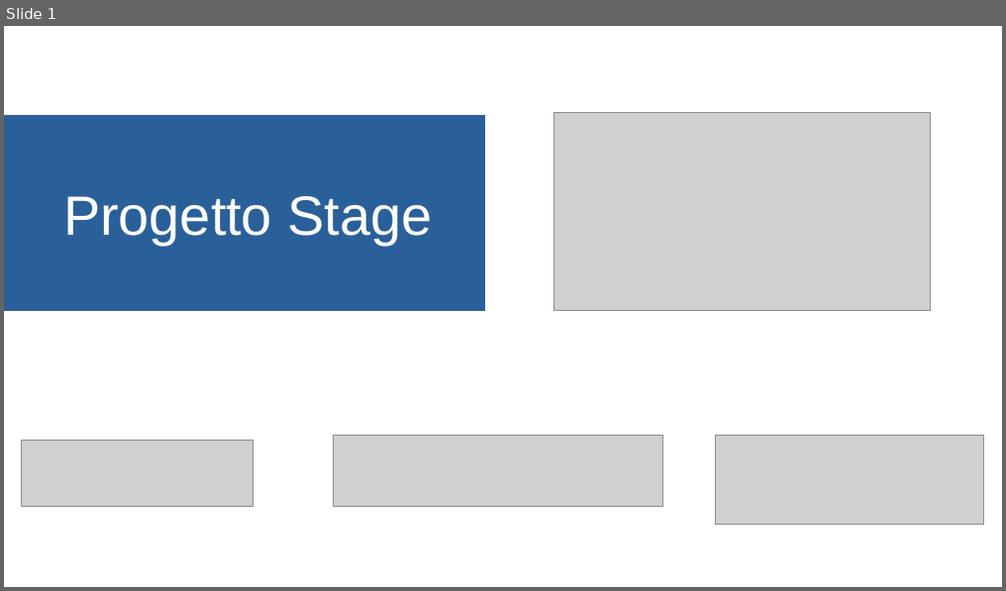
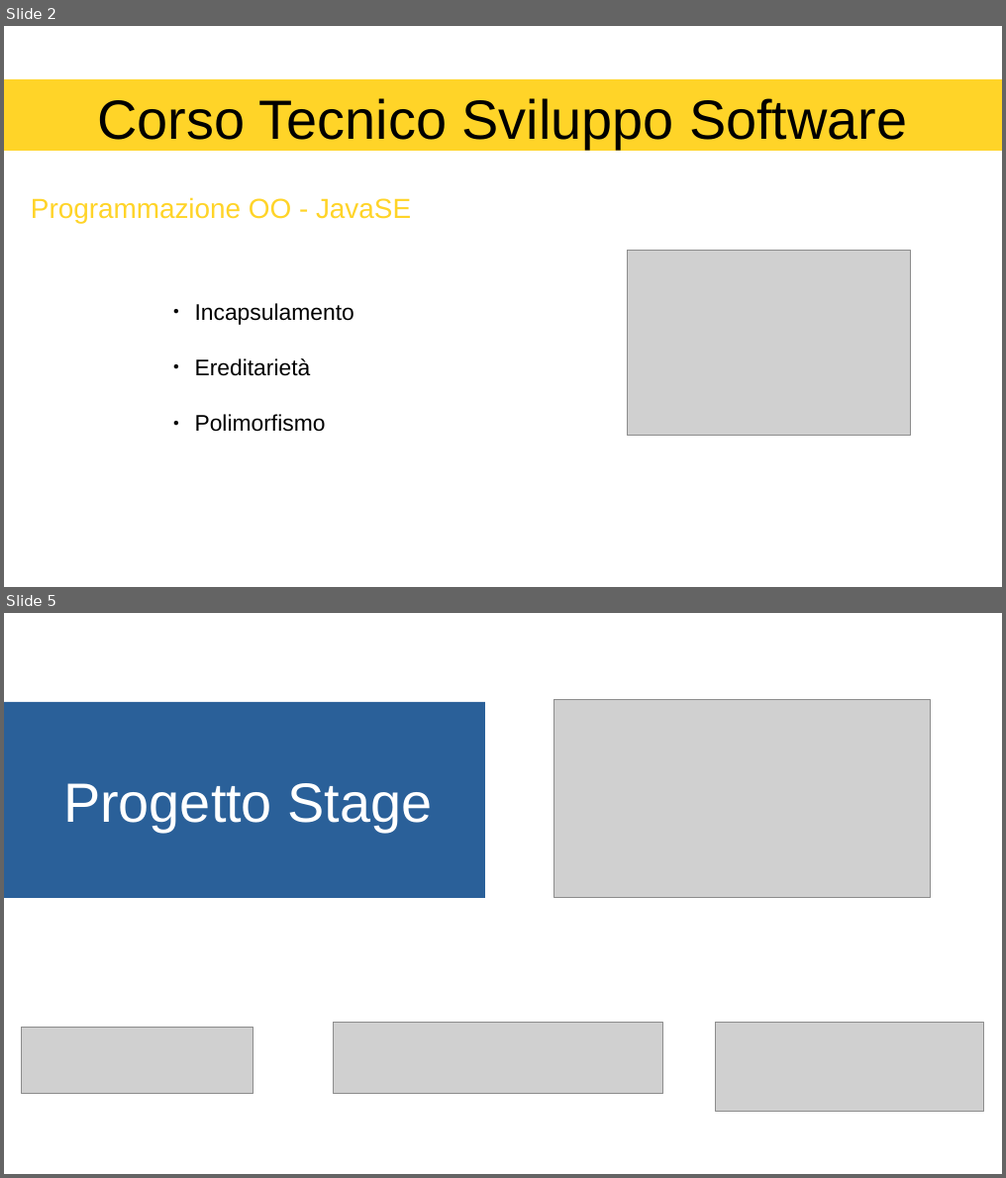
Before and after one commit to az01r/Esercizi-CIAC, a slide deck: Libri/Presentazione/Presentazione.odp. Shown one above the other, each under a label of ours: slide 1 before the commit, slides 2 and 5 after it; the slides between them are not shown. The pictures are 1006x591 and 1006x1178 pixels, drawn with LibreOffice and Linux fonts; fonts in the diff are those of the drawing; grey boxes stand for pictures; background and template pictures are left out. Boxes give left, top, right and bottom in pixels: in the first picture for what was removed or moved away, otherwise in the second. Text is boxed around its words. In the diff, an @@ line names an element or a change of style, - is before the commit and + after.

```diff
--- a/Libri/Presentazione/Presentazione.odp
+++ b/Libri/Presentazione/Presentazione.odp
@@ slide 2 added at (4, 26, 1002, 587), background #FFFFFF @@
@@ rectangle added at (4, 79, 1002, 151), fill #FFD428, 44 pt, text #000000 @@
+Corso Tecnico Sviluppo Software
@@ text added at (31, 197, 411, 224), 22 pt, text #FFD428 @@
+Programmazione OO - JavaSE
@@ picture added at (628, 251, 911, 436) @@
@@ text added at (195, 303, 354, 432), 18 pt, text #000000 @@
+● Incapsulamento
+● Ereditarietà
+● Polimorfismo
@@ what was slide 1 is now slide 5 @@
```
Also in this commit, not shown: 3 other slides added, 5 other files.
